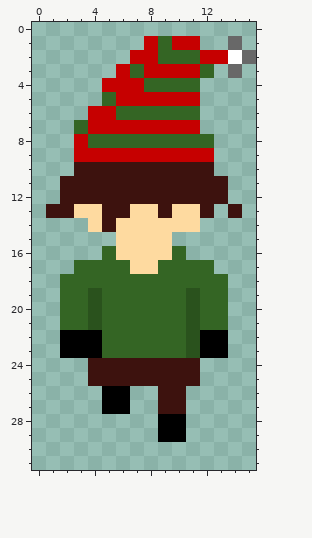
Edited in one commit: pixel-art sprite (core/assets/hero/north_state2.png). The first picture shows the starting point.
The file is 32x64 pixels, drawn in blocks of 2x2; one block is one cell here.
The result:
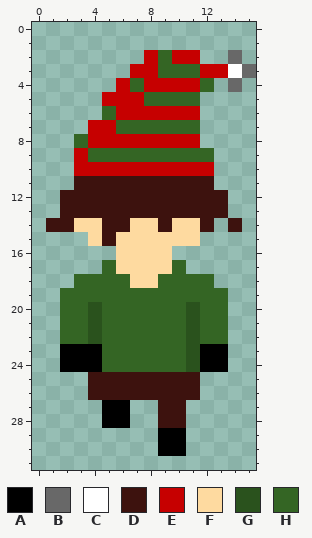
Palette (. is transparent): A #000000  B #686868  C #ffffff  D #3d120e  E #c60000  F #fedaa0  G #2a521d  H #346524
The exact change:
The author put colour A in row 24 at x 2 to 3 and 12 to 13; in row 28 at x 5 to 6; in row 30 at x 9 to 10.
Colour D becomes colour A in row 24 at x 4.
The author put colour B in row 3 at x 15; in row 4 at x 14.
Colour C becomes colour B in row 2 at x 14.
Colour B becomes colour C in row 3 at x 14.
The author put colour D in row 13 at x 13; in row 14 at x 1 to 2, 12 and 14; in row 15 at x 5; in row 26 at x 4, 7 to 8 and 11.
Colour A becomes colour D in row 26 at x 5 to 6; in row 28 at x 9 to 10.
Colour F becomes colour D in row 13 at x 3 to 4, 7 to 8 and 10 to 11; in row 14 at x 6 and 9.
The author put colour E in row 3 at x 13.
Colour D becomes colour E in row 10 at x 3 to 12.
Colour H becomes colour E in row 2 at x 10 to 11; in row 3 at x 7 and 12; in row 4 at x 8 to 11; in row 5 at x 5; in row 6 at x 6 to 11; in row 8 at x 4 to 11.
The author put colour F in row 14 at x 3; in row 15 at x 4 and 10 to 11.
Colour H becomes colour F in row 17 at x 6 and 9; in row 18 at x 7 to 8.
Colour A becomes colour G in row 22 at x 4.
Colour D becomes colour G in row 24 at x 11.
The author put colour H in row 4 at x 12.
Colour A becomes colour H in row 22 at x 2 to 3 and 12 to 13.
Colour D becomes colour H in row 24 at x 5 to 10.
Colour E becomes colour H in row 3 at x 9 to 11; in row 4 at x 7; in row 5 at x 8 to 11; in row 6 at x 5; in row 7 at x 6 to 11; in row 8 at x 3.
Colour E becomes colour H in row 9 at x 4 to 12.
Colour G becomes colour H in row 19 at x 4 and 11.
Colour B is gone in row 1 at x 14; in row 2 at x 15.
Colour D is gone in row 11 at x 2 and 13; in row 13 at x 1 and 14.
Colour E is gone in row 1 at x 8 and 10 to 11; in row 2 at x 7 and 12 to 13; in row 3 at x 6; in row 4 at x 5; in row 6 at x 4.
Colour H is gone in row 1 at x 9; in row 7 at x 3; in row 8 at x 12; in row 16 at x 5 and 10; in row 17 at x 3 to 4 and 11 to 12; in row 18 at x 2 and 13.
Changed places in both pictures, as pixel boxes (x1, y1, x2, y2):
changed: (46, 36, 256, 456)
